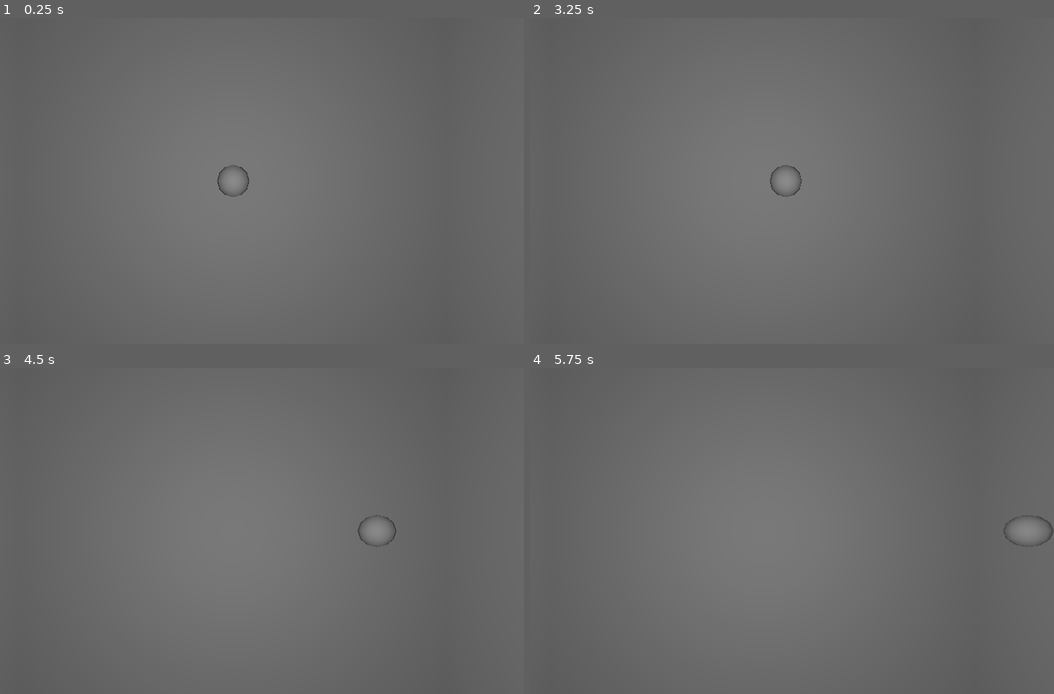
Above: before the commit, frames 1-4 (two rows, left to right).
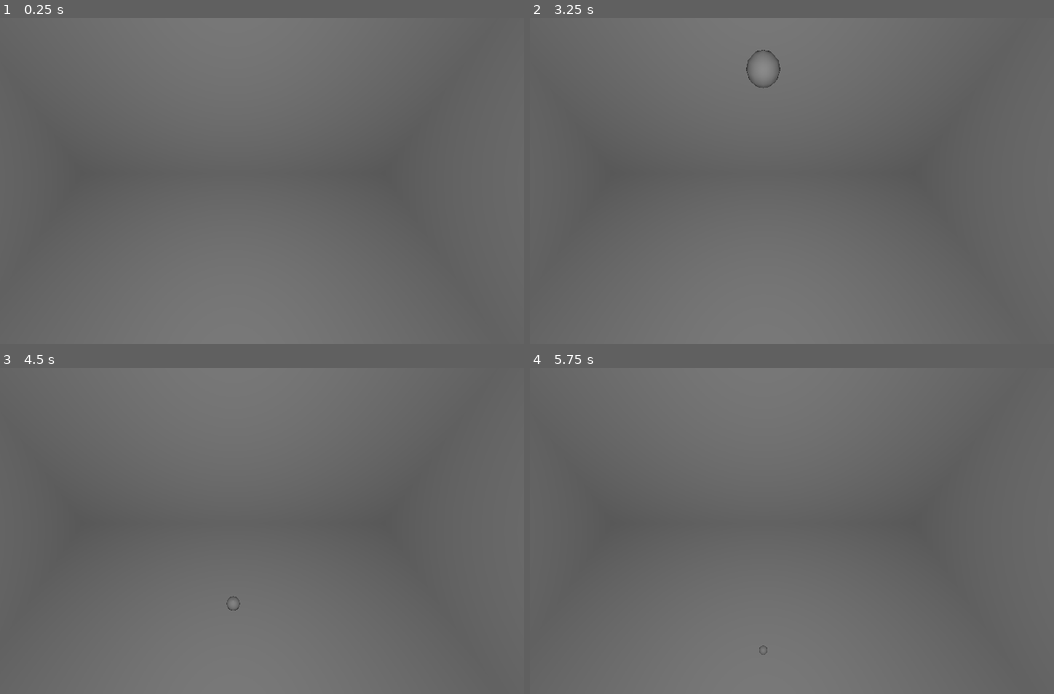
Above: after the commit, the same moments.

Repository: sciemniak000/Pool3D
Game: Godot game, scene res://pool_area.tscn
Same seed, same stepped clock (60 frames per second), same inputs: the game is played once before the commit and once after it.
Inputs:
- Up to frame 1 (0.25 s): no input
- Up to frame 2 (3.25 s): tap Enter at 0.5, 2 s; tap Space at 1.25, 2.75 s
- Up to frame 3 (4.5 s): no input
- Up to frame 4 (5.75 s): no input

The runs differ from the first frame. In frame 1, 0.2% of the frame differs, in the area x 41-48%, y 44-56%; in frame 2, 0.3%; in frame 3, 0.3%, in the area x 43-76%, y 44-75%; in frame 4, 0.2%.

Commit message:
Successfull collision with a wall

Diff:
--- a/Ball.gd
+++ b/Ball.gd
@@ -15,9 +15,15 @@
 	timer.start()
 
 func enableMovement():
-	speed = 0.05
+	speed = 10
 
 
 # Called every frame. 'delta' is the elapsed time since the previous frame.
 func _process(delta):
-	translate(Vector3(0., 0., -speed))
+	var position_delta := Vector3(0., delta * (-speed), 0.)
+	var new_position := position + position_delta
+	var Wall := $"../Room/Wall3"
+	var distance :float = Wall.normalVector.dot(new_position - Wall.nominalPoint)
+	print(distance)
+	if(distance >= 0):
+		translate(position_delta)
--- /dev/null
+++ b/Wall1.gd
@@ -0,0 +1,13 @@
+extends CSGBox3D
+
+var normalVector = Vector3(0.0, 0.0, 1.0)
+var nominalPoint
+
+# Called when the node enters the scene tree for the first time.
+func _ready():
+	nominalPoint = position + 0.5 * normalVector
+
+
+# Called every frame. 'delta' is the elapsed time since the previous frame.
+func _process(delta):
+	pass
--- /dev/null
+++ b/Wall2.gd
@@ -0,0 +1,13 @@
+extends CSGBox3D
+
+var normalVector = Vector3(0.0, 0.0, -1.0)
+var nominalPoint
+
+# Called when the node enters the scene tree for the first time.
+func _ready():
+	nominalPoint = position + 0.5 * normalVector
+
+
+# Called every frame. 'delta' is the elapsed time since the previous frame.
+func _process(delta):
+	pass
--- /dev/null
+++ b/Wall3.gd
@@ -0,0 +1,13 @@
+extends CSGBox3D
+
+var normalVector = Vector3(0.0, 1.0, 0.0)
+var nominalPoint
+
+# Called when the node enters the scene tree for the first time.
+func _ready():
+	nominalPoint = position + 0.5 * normalVector
+
+
+# Called every frame. 'delta' is the elapsed time since the previous frame.
+func _process(delta):
+	pass
--- /dev/null
+++ b/Wall4.gd
@@ -0,0 +1,13 @@
+extends CSGBox3D
+
+var normalVector = Vector3(0.0, -1.0, 0.0)
+var nominalPoint
+
+# Called when the node enters the scene tree for the first time.
+func _ready():
+	nominalPoint = position + 0.5 * normalVector
+
+
+# Called every frame. 'delta' is the elapsed time since the previous frame.
+func _process(delta):
+	pass
--- /dev/null
+++ b/Wall5.gd
@@ -0,0 +1,13 @@
+extends CSGBox3D
+
+var normalVector = Vector3(-1.0, 0.0, 0.0)
+var nominalPoint
+
+# Called when the node enters the scene tree for the first time.
+func _ready():
+	nominalPoint = position + 0.5 * normalVector
+
+
+# Called every frame. 'delta' is the elapsed time since the previous frame.
+func _process(delta):
+	pass
--- /dev/null
+++ b/Wall6.gd
@@ -0,0 +1,13 @@
+extends CSGBox3D
+
+var normalVector = Vector3(1.0, 0.0, 0.0)
+var nominalPoint
+
+# Called when the node enters the scene tree for the first time.
+func _ready():
+	nominalPoint = position + 0.5 * normalVector
+
+
+# Called every frame. 'delta' is the elapsed time since the previous frame.
+func _process(delta):
+	pass
--- a/pool_area.tscn
+++ b/pool_area.tscn
@@ -1,6 +1,12 @@
-[gd_scene load_steps=5 format=3 uid="uid://ci2jpd5qq25r3"]
+[gd_scene load_steps=11 format=3 uid="uid://ci2jpd5qq25r3"]
 
+[ext_resource type="Script" path="res://Wall1.gd" id="1_746u5"]
 [ext_resource type="Script" path="res://Ball.gd" id="1_ov54v"]
+[ext_resource type="Script" path="res://Wall2.gd" id="2_anyuo"]
+[ext_resource type="Script" path="res://Wall3.gd" id="3_sqhs1"]
+[ext_resource type="Script" path="res://Wall4.gd" id="4_extbp"]
+[ext_resource type="Script" path="res://Wall5.gd" id="5_rrfc0"]
+[ext_resource type="Script" path="res://Wall6.gd" id="6_ahxja"]
 
 [sub_resource type="Environment" id="Environment_8ej7s"]
 
@@ -11,7 +17,7 @@
 [node name="PoolArea" type="Node3D"]
 
 [node name="Camera3D" type="Camera3D" parent="."]
-transform = Transform3D(-4.37114e-08, 0, 1, 0, 1, 0, -1, 0, -4.37114e-08, 0, 0, 0)
+transform = Transform3D(-2.97631e-08, -0.732377, 0.6809, -3.20132e-08, 0.6809, 0.732377, -1, -3.55271e-15, -4.37114e-08, 0, 0, 0)
 
 [node name="WorldEnvironment" type="WorldEnvironment" parent="."]
 environment = SubResource("Environment_8ej7s")
@@ -20,34 +26,40 @@
 [node name="Room" type="Node3D" parent="."]
 transform = Transform3D(-4.37114e-08, 0, 1, 0, 1, 0, -1, 0, -4.37114e-08, -49, 0, 0)
 
-[node name="CSGBox3D" type="CSGBox3D" parent="Room"]
+[node name="Wall1" type="CSGBox3D" parent="Room"]
 use_collision = true
 size = Vector3(100, 100, 1)
+script = ExtResource("1_746u5")
 
-[node name="CSGBox3D2" type="CSGBox3D" parent="Room"]
+[node name="Wall2" type="CSGBox3D" parent="Room"]
 transform = Transform3D(1, 0, 0, 0, 1, 0, 0, 0, 1, -4.28372e-06, 0, 98)
 use_collision = true
 size = Vector3(100, 100, 1)
+script = ExtResource("2_anyuo")
 
-[node name="CSGBox3D3" type="CSGBox3D" parent="Room"]
+[node name="Wall3" type="CSGBox3D" parent="Room"]
 transform = Transform3D(-4.37114e-08, -1, 4.37114e-08, 0, -4.37114e-08, -1, 1, -4.37114e-08, 1.91069e-15, -2.14186e-06, -49, 49)
 use_collision = true
 size = Vector3(100, 100, 1)
+script = ExtResource("3_sqhs1")
 
-[node name="CSGBox3D4" type="CSGBox3D" parent="Room"]
+[node name="Wall4" type="CSGBox3D" parent="Room"]
 transform = Transform3D(-4.37114e-08, -1, 4.37114e-08, 0, -4.37114e-08, -1, 1, -4.37114e-08, 1.91069e-15, -2.14186e-06, 49, 49)
 use_collision = true
 size = Vector3(100, 100, 1)
+script = ExtResource("4_extbp")
 
-[node name="CSGBox3D5" type="CSGBox3D" parent="Room"]
+[node name="Wall5" type="CSGBox3D" parent="Room"]
 transform = Transform3D(-4.37114e-08, 0, -1, 0, 1, 0, 1, 0, -4.37114e-08, 49, 0, 49)
 use_collision = true
 size = Vector3(100, 100, 1)
+script = ExtResource("5_rrfc0")
 
-[node name="CSGBox3D6" type="CSGBox3D" parent="Room"]
+[node name="Wall6" type="CSGBox3D" parent="Room"]
 transform = Transform3D(-4.37114e-08, 0, -1, 0, 1, 0, 1, 0, -4.37114e-08, -49, 0, 49)
 use_collision = true
 size = Vector3(100, 100, 1)
+script = ExtResource("6_ahxja")
 
 [node name="OmniLight3D" type="OmniLight3D" parent="."]
 omni_range = 206.981
